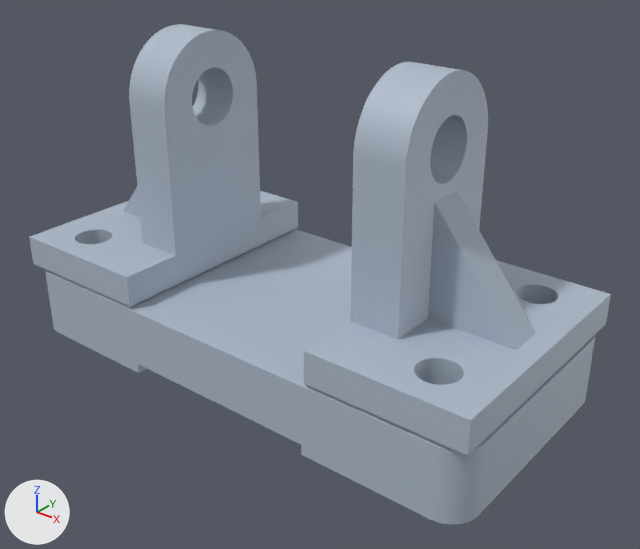
The glTF model docs/Additional CAD exercise/steps/ax_roller_assembly/step_17.glb: old version first, new version second.
The view is the same before and after, from a 50 mm camera at (144.4, -171.7, 135.2) aimed at (8.8, -2.2, 30.1). The lights are fixed; the arrows at lower left show +X, +Y and +Z. The picture after the commit comes second.

In view in the first picture: 'part__base', 'part__bracket (left)', 'part__bracket (right)'.
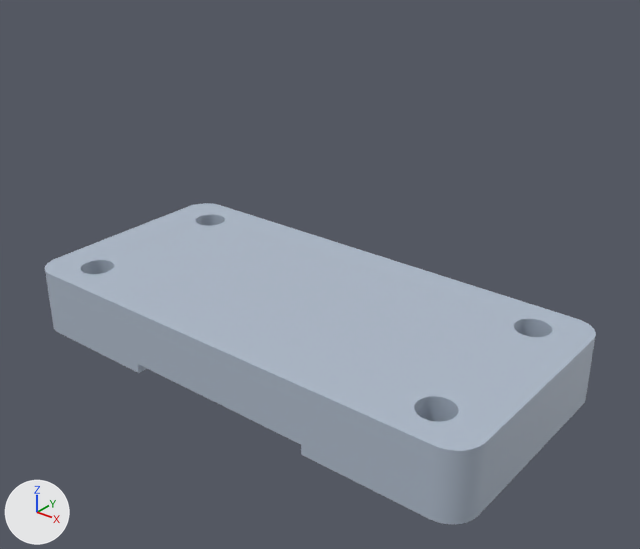
Changed parts and their boxes [x1, y1, x2, y2] in the pictures (640 x 549 px):
'part__bracket (right)', deleted: before [304, 62, 611, 457]
'part__bracket (left)', deleted: before [29, 24, 298, 307]

What the commit changed:
Object 'part__bracket (right)' (ob_part__bracket__right) is deleted.
Object 'part__bracket (left)' (ob_part__bracket__left) is deleted.
